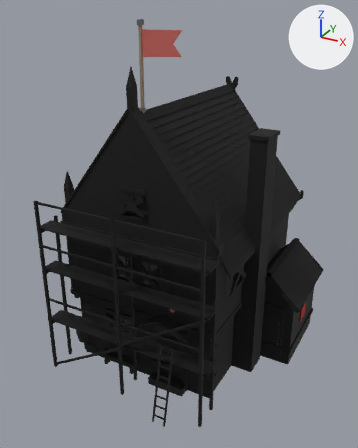
What one commit did to the glTF model game/assets/modelle/gebaeude/neubau/wohnhaus_elb_s3_g2.glb.
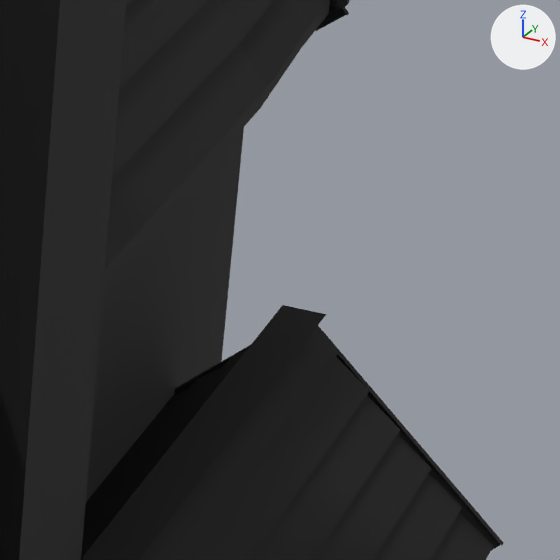
The first picture shows the older version from a camera (50 mm lens) standing at (7.31, -14.44, 11.96) and looking at (-0.31, -0.58, 5.03). The close-ups show the older and then the newer version on the part from 71% to 93% of the width and 44% to 61% of the height of that picture. Only the edits that show in the close-ups are written down. Lighting does not change. The marker at upper right points along +X, +Y and +Z. Vertices at exactly the same position are counted once.

The first close-up shows 'Dach', 'Haus'.
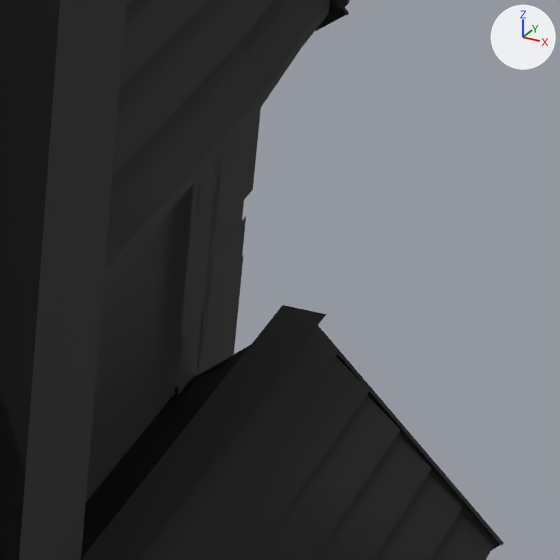
What differs and where, as boxes [x1, y1, x2, y2] in the close-ups (560 x 560 px):
'Haus', reshaped
    before: [0, 0, 244, 560]
    after: [0, 0, 261, 560]
part 1 of me_haus, added
    after: [178, 108, 261, 395]

What changed in the scene script:
```text
Add mat_efeublatt:
    mat_efeublatt = bpy.data.materials.new('Efeublatt')
    # nodes: BsdfPrincipled, Mix, OutputMaterial, VertexColor
Change me_haus:
    used by ob_haus; location = (0.0, 0.0, 0.0)
    remove me_haus.from_pydata(...)  # 2534 vertices, 3114 faces; spans x -3.96..3.81, y -3.3..4.39, z -0.12..10.48
    add me_haus.from_pydata(...)  # 2974 vertices, 3334 faces; spans x -3.96..3.81, y -3.3..4.4, z -0.12..10.48
    me_haus part 1: 80 vertices added at x 0.61..2.28, y 3.07..4.39, z 0.04..5.1
    other edits to the shape of me_haus do not show in these pictures
    add me_haus.materials.append(mat_efeublatt)
```
